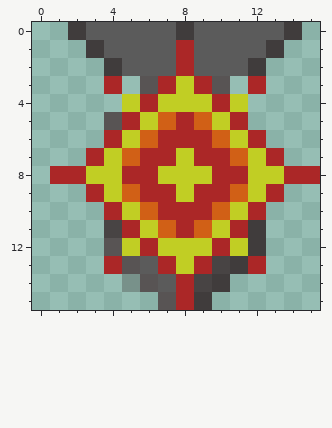
One commit to this pixel-art sprite: gfx/bomb_ex_02.png. This is how it looked before the edit.
The file is 16x16 pixels.
New version:
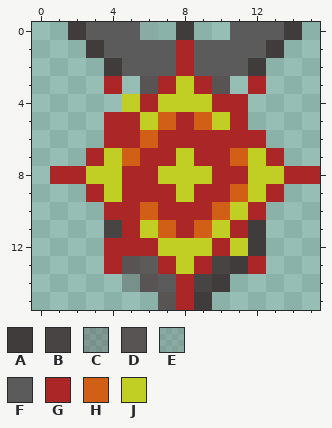
Palette (. is transparent): A #403c3c  B #484444  C #5854545a  D #585454  E #5b5b5b32  F #5b5b5b  G #ab2727  H #d16016  J #c1ce24
From old to new:
Colour F becomes colour E in row 0 at x 6.
Colour D becomes colour G in row 5 at x 4; in row 12 at x 4.
Colour H becomes colour G in row 6 at x 10; in row 9 at x 5.
Colour J becomes colour G in row 4 at x 11; in row 6 at x 5 and 11; in row 10 at x 5; in row 12 at x 5.
Colour F is gone in row 0 at x 7 and 9 to 10.
Boxes around the changes in both pictures, in picture pixels (x1, y1, x2, y2):
changed: (104, 22, 248, 256)
